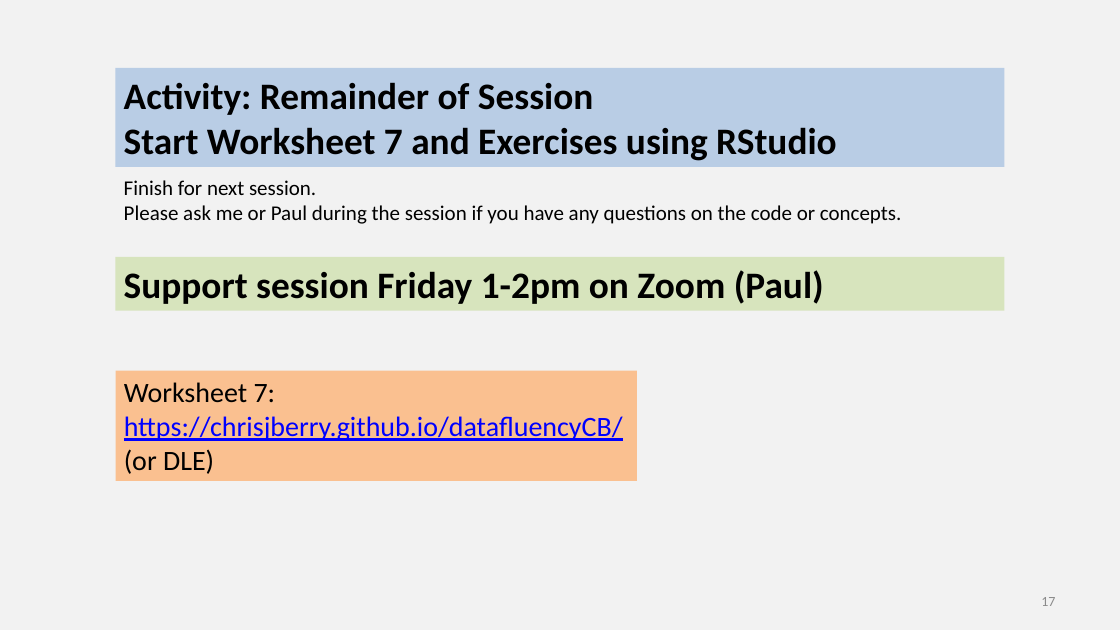
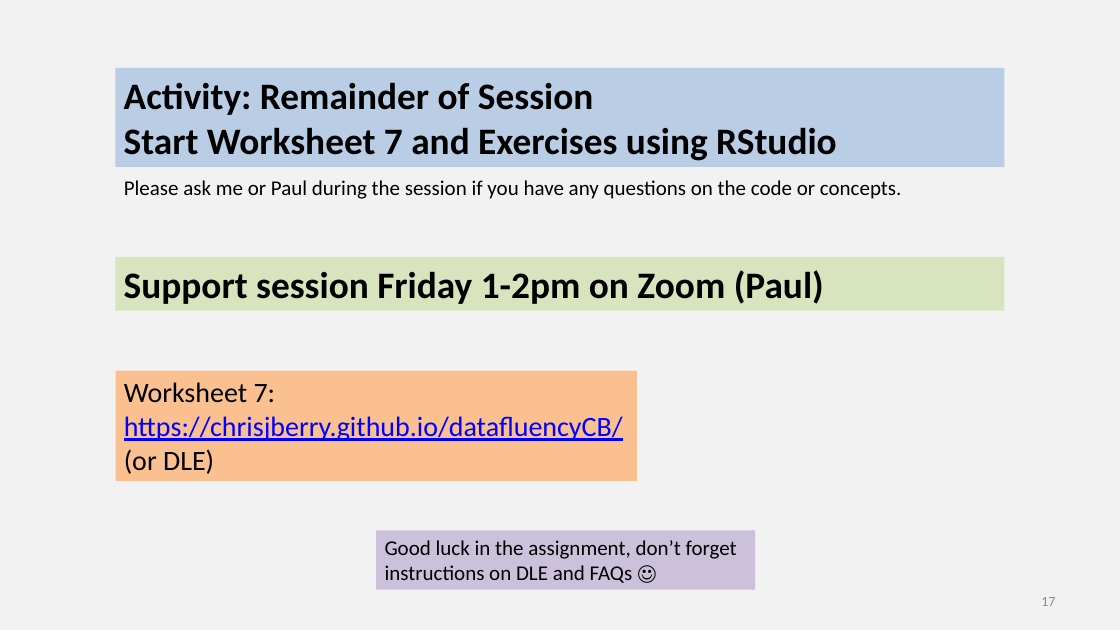
Before and after one commit to chrisjberry/datafluencyCB, a slide deck: slide 17 of docs/slides/PSYC753_L7_PrePostData.pptx. Drawn at 1120x630 pixels with LibreOffice and Linux fonts; fonts in the diff are those of the drawing. Boxes give left, top, right and bottom in pixels: in the first picture for what was removed or moved away, otherwise in the second. Text is boxed around its words. In the diff, an @@ line names an element or a change of style, - is before the commit and + after.

```diff
--- a/docs/slides/PSYC753_L7_PrePostData.pptx
+++ b/docs/slides/PSYC753_L7_PrePostData.pptx
@@ text at box(124, 180, 902, 199): text changed @@
-Finish for next session.
-Please ask me or Paul during the session if you have any questions on the code or concepts.
+Please ask me or Paul during the session if you have any questions on the code or concepts.
@@ rectangle added at box(376, 530, 755, 590), fill #CCC1DA, 18 pt, text #000000 @@
+Good luck in the assignment, don’t forget instructions on DLE and FAQs ☺
```
Also in this commit, not shown: 8 other slides changed.
